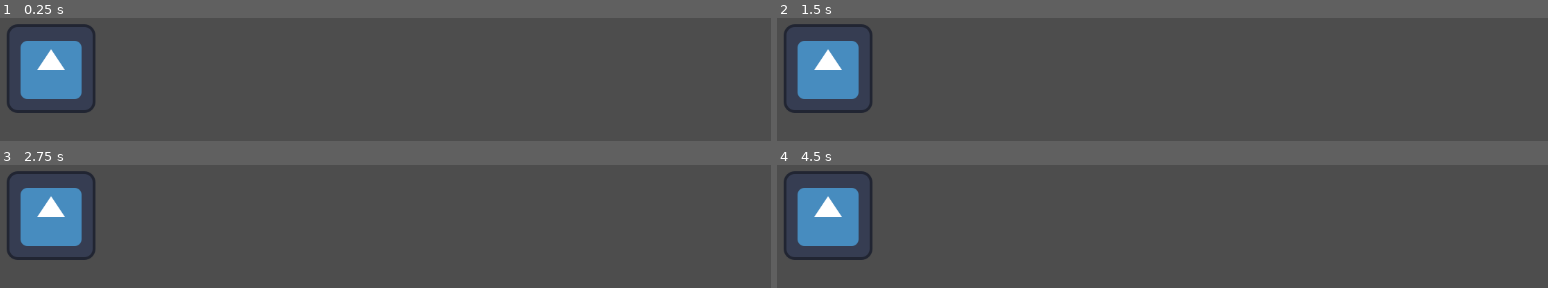
Above: before the commit, frames 1-4 (two rows, left to right).
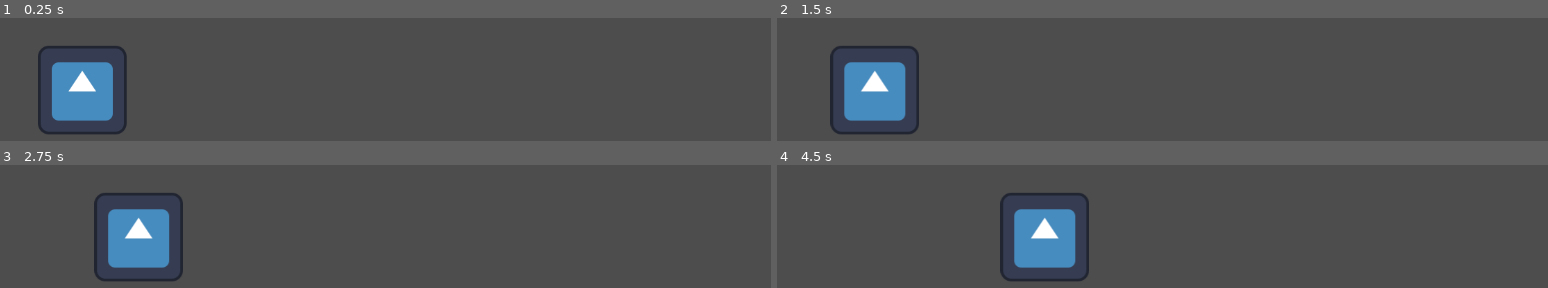
Above: after the commit, the same moments.

Repository: bear-minimum-studio/space-bear
Game: Godot game, scene res://World.tscn
The game is run twice, just before and just after one commit, with the same random seed, the same clock (stepped at 60 frames per second) and the same inputs. The engine's default icon, where the game draws it, is replaced by a stand-in: a white triangle on a blue panel in a dark square.
Inputs:
- Up to frame 1 (0.25 s): no input
- Up to frame 2 (1.5 s): tap Enter at 0.5 s; hold Up (accelerate, bound only after the commit) 0.53-1.28 s; tap Down (decelerate, bound only after the commit) at 0.6, 1.35 s; tap Space at 1.25 s
- Up to frame 3 (2.75 s): hold Up (accelerate, bound only after the commit) from 2.03 s (still down); tap Down (decelerate, bound only after the commit) at 2.1 s
- Up to frame 4 (4.5 s): tap Down (decelerate, bound only after the commit) at 2.85, 3.6, 4.35 s; release Up (accelerate, bound only after the commit) at 3.53 s

The runs differ from the first frame. In frame 1, 6.9% of the frame differs, in the area x 0-17%, y 4-95%; in frame 2, 8.1%; in frame 3, 9.6%; in frame 4, 9.7%, in the area x 0-41%, y 4-95%.

Commit message:
feat: add dumb player

Diff:
--- /dev/null
+++ b/Player.gd
@@ -0,0 +1,15 @@
+extends CharacterBody2D
+
+
+const ACCEL = 60.0
+
+func _physics_process(delta):
+	# Get the input direction and handle the movement/deceleration.
+	# As good practice, you should replace UI actions with custom gameplay actions.
+	var direction = Input.get_axis("decelerate", "accelerate")
+	if direction:
+		velocity.x += delta * direction * ACCEL
+
+	# TODO max speed
+
+	move_and_slide()
--- a/Player.tscn
+++ b/Player.tscn
@@ -1,7 +1,16 @@
-[gd_scene load_steps=2 format=3 uid="uid://cdmod1k47gntm"]
+[gd_scene load_steps=4 format=3 uid="uid://cdmod1k47gntm"]
 
+[ext_resource type="Script" path="res://Player.gd" id="1_rsmvc"]
 [ext_resource type="Texture2D" uid="uid://c5s81dgpgp4ib" path="res://icon.svg" id="1_snwga"]
 
-[node name="Player" type="Sprite2D"]
-position = Vector2(114, 99)
+[sub_resource type="RectangleShape2D" id="RectangleShape2D_0v6u5"]
+size = Vector2(136, 132)
+
+[node name="CharacterBody2D" type="CharacterBody2D"]
+script = ExtResource("1_rsmvc")
+
+[node name="Player" type="Sprite2D" parent="."]
 texture = ExtResource("1_snwga")
+
+[node name="CollisionShape2D" type="CollisionShape2D" parent="."]
+shape = SubResource("RectangleShape2D_0v6u5")
--- a/World.tscn
+++ b/World.tscn
@@ -5,3 +5,4 @@
 [node name="World" type="Node2D"]
 
 [node name="Player" parent="." instance=ExtResource("1_yasag")]
+position = Vector2(159, 130)
--- a/project.godot
+++ b/project.godot
@@ -14,3 +14,18 @@
 run/main_scene="res://World.tscn"
 config/features=PackedStringArray("4.0", "Forward Plus")
 config/icon="res://icon.svg"
+
+[input]
+
+accelerate={
+"deadzone": 0.5,
+"events": [Object(InputEventJoypadMotion,"resource_local_to_scene":false,"resource_name":"","device":-1,"axis":1,"axis_value":-1.0,"script":null)
+, Object(InputEventKey,"resource_local_to_scene":false,"resource_name":"","device":0,"window_id":0,"alt_pressed":false,"shift_pressed":false,"ctrl_pressed":false,"meta_pressed":false,"pressed":false,"keycode":0,"physical_keycode":4194320,"key_label":0,"unicode":0,"echo":false,"script":null)
+]
+}
+decelerate={
+"deadzone": 0.5,
+"events": [Object(InputEventJoypadMotion,"resource_local_to_scene":false,"resource_name":"","device":-1,"axis":1,"axis_value":1.0,"script":null)
+, Object(InputEventKey,"resource_local_to_scene":false,"resource_name":"","device":0,"window_id":0,"alt_pressed":false,"shift_pressed":false,"ctrl_pressed":false,"meta_pressed":false,"pressed":false,"keycode":0,"physical_keycode":4194322,"key_label":0,"unicode":0,"echo":false,"script":null)
+]
+}
